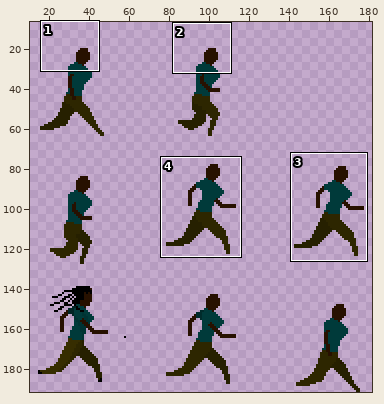
Edited in one commit: sprite sheet (gdx-game-android/assets/runninggwip.png). Above, an overview of the earlier version with the close-up marked.
Close-up. The starting point:
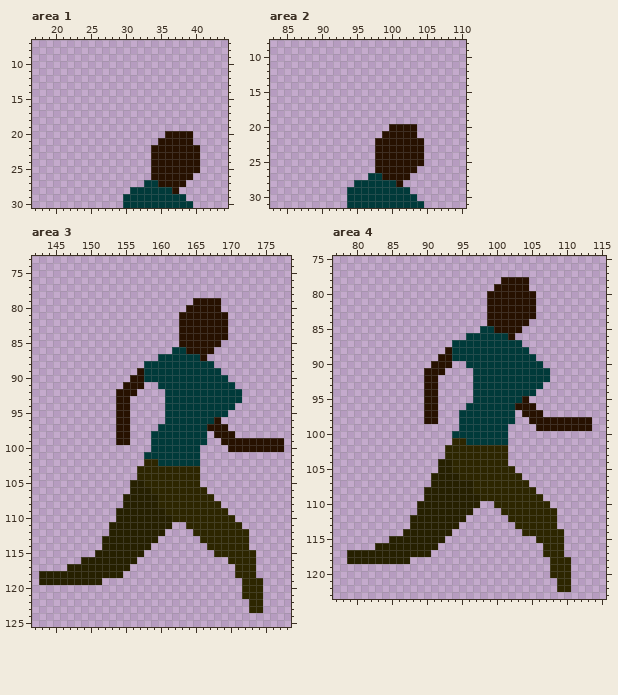
The file is 192x192 pixels. Colours within 5 levels of each other are drawn and written as one. Shown: area 1: x 17..44, y 7..30; area 2: x 83..110, y 8..31; area 3: x 142..178, y 73..125; area 4: x 77..115, y 75..123. The wide view leaves out empty margins. The commit also changed other parts of the picture, which this record leaves out.
After:
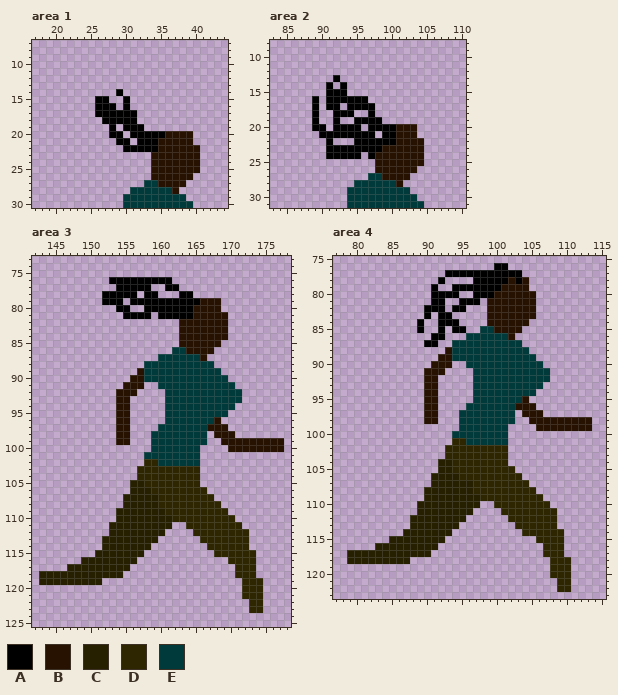
Palette (. is transparent): A #000000  B #271100  C #262000  D #2d2600  E #003a3a
Edits made:
Area 1:
y 14: x 29 . -> A
y 15: x 26..27 .. -> AA; x 30 . -> A
y 16: x 26..28 ... -> AAA; x 30 . -> A
y 17: x 26..31 ...... -> AAAAAA
y 18: x 27..31 ..... -> AAAAA
y 19: x 28 . -> A; x 30..32 ... -> AAA
y 20: x 28..29 .. -> AA; x 31..35 ..... -> AAAAA
y 21: x 29..30 .. -> AA; x 32..34 ... -> AAA
y 22: x 30..34 ....B -> AAAAA
Area 2:
y 13: x 92 . -> A
y 14: x 91 . -> A; x 93 . -> A
y 15: x 91..93 ... -> AAA
y 16: x 89 . -> A; x 91..96 ...... -> AAAAAA
y 17: x 89 . -> A; x 91..92 .. -> AA; x 94..97 .... -> AAAA
y 18: x 89 . -> A; x 92..94 ... -> AAA; x 97 . -> A
y 19: x 89 . -> A; x 92 . -> A; x 95..98 .... -> AAAA
y 20: x 89..90 .. -> AA; x 92..95 .... -> AAAA; x 97..100 ...B -> AAAA
y 21: x 90..97 ........ -> AAAAAAAA; x 99..100 BB -> AA
y 22: x 91 . -> A; x 95..100 ...BBB -> AAAAAA
y 23: x 91..98 .......B -> AAAAAAAA
y 24: x 91..95 ..... -> AAAAA; x 97 . -> A
Area 3:
y 76: x 153..161 ......... -> AAAAAAAAA
y 77: x 154..158 ..... -> AAAAA; x 161..162 .. -> AA
y 78: x 152..156 ..... -> AAAAA; x 158..159 .. -> AA; x 163..164 .. -> AA
y 79: x 152..154 ... -> AAA; x 156..165 .........B -> AAAAAAAAAA
y 80: x 154..155 .. -> AA; x 158..164 ......B -> AAAAAAA
y 81: x 155..158 .... -> AAAA; x 160..164 ...BB -> AAAAA
Area 4:
y 76: x 100..101 .. -> AA
y 77: x 93..103 ........... -> AAAAAAAAAAA
y 78: x 92 . -> A; x 97..101 ....B -> AAAAA; x 103 B -> A
y 79: x 91 . -> A; x 94..100 ......B -> AAAAAAA
y 80: x 91..94 .... -> AAAA; x 97..99 ..B -> AAA
y 81: x 91..92 .. -> AA; x 95..97 ... -> AAA
y 82: x 90..92 ... -> AAA; x 94..95 .. -> AA
y 83: x 90 . -> A; x 92..93 .. -> AA
y 84: x 89 . -> A; x 92..94 ... -> AAA
y 85: x 89 . -> A; x 92 . -> A; x 94..95 .. -> AA
y 86: x 91..92 .. -> AA
y 87: x 90..91 .. -> AA
